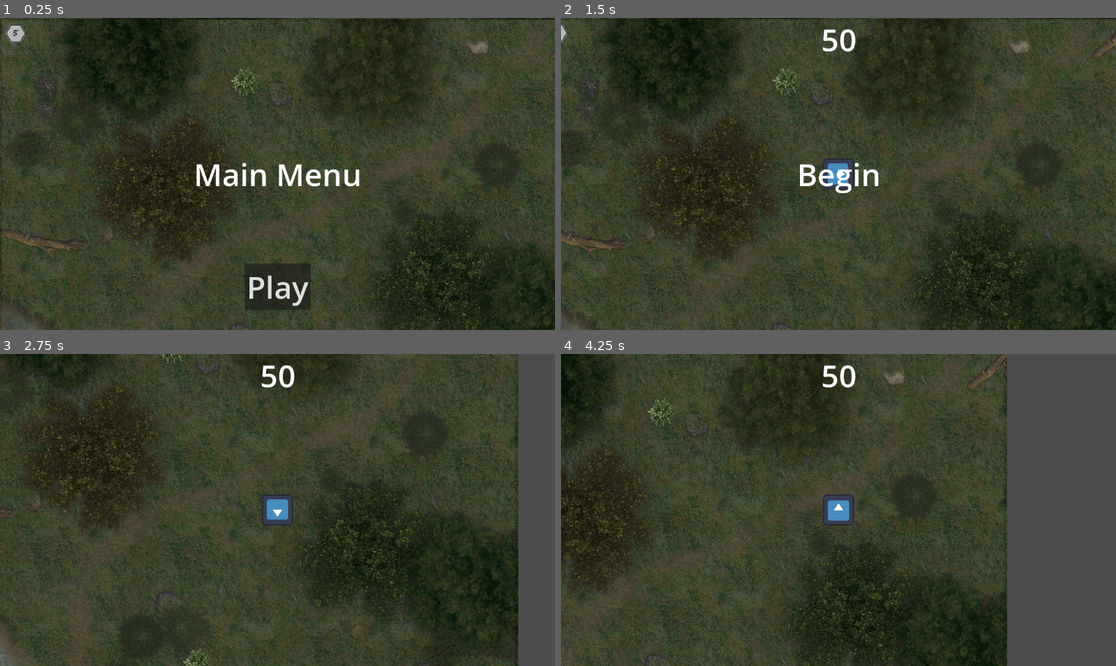
Above: before the commit, frames 1-4 (two rows, left to right).
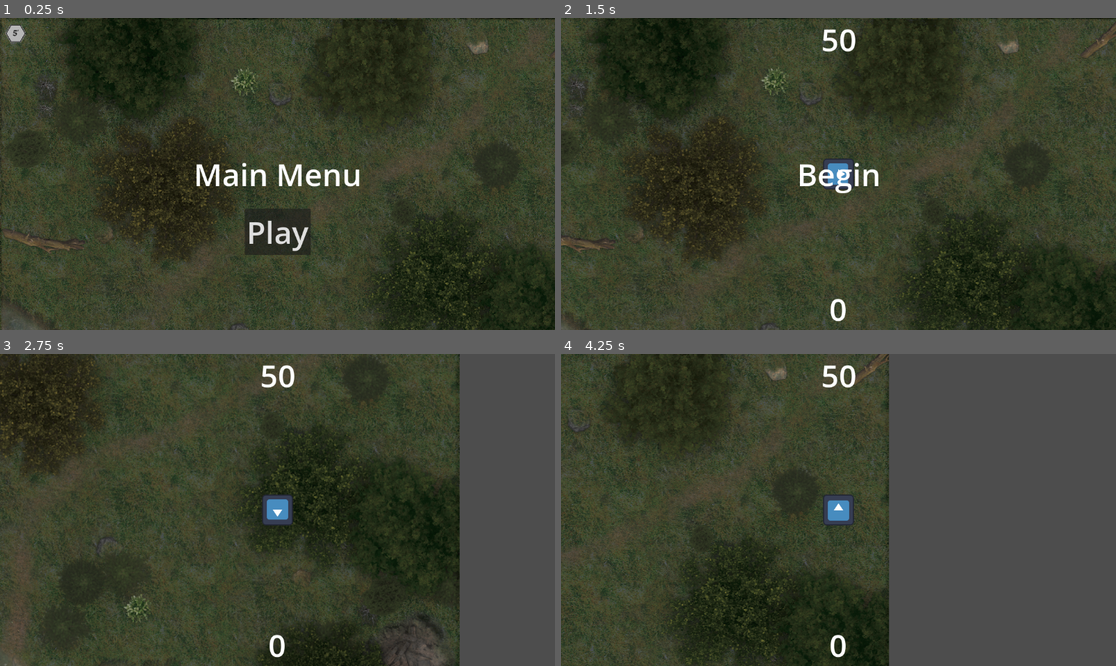
Above: after the commit, the same moments.

Repository: Evanev7/stellub
Game: Godot game, scene res://main.tscn
Same seed, same stepped clock (60 frames per second), same inputs: the game is played once before the commit and once after it. The engine's default icon, where the game draws it, is replaced by a stand-in: a white triangle on a blue panel in a dark square.
Inputs (mouse positions are in pixels of both pictures, inside the frame that each line leads up to):
- Up to frame 1 (0.25 s): no input
- Up to frame 2 (1.5 s): click "Play" at 0.5 s; tap Enter at 1.25 s; move the mouse to (960, 158) at 1.27 s; hold D (move_right) from 1.28 s (still down); tap Shift (walk, bound only after the commit) at 1.35 s
- Up to frame 3 (2.75 s): move the mouse to (166, 525) at 2.02 s; release D (move_right) at 2.03 s; hold S (move_down) from 2.03 s (still down); click (166, 525) at 2.1 s; tap Shift (walk, bound only after the commit) at 2.3 s
- Up to frame 4 (4.25 s): move the mouse to (894, 441) at 2.77 s; release S (move_down) at 2.78 s; hold D (move_right) 2.78-3.53 s; tap Shift (walk, bound only after the commit) at 2.85, 3.6 s; move the mouse to (810, 572) at 3.52 s; hold W (move_up) from 3.53 s (still down)

The runs differ from the first frame. In frame 1, 2.4% of the frame differs, in the area x 44-56%, y 61-94%; in frame 2, 12%; in frame 3, 32%; in frame 4, 41%, in the area x 0-81%, y 0-100%.

Commit message:
Added score

Diff:
--- a/HUD.gd
+++ b/HUD.gd
@@ -23,8 +23,11 @@
 	start_game.emit() # Replace with function body.
 	$StartButton.hide()
 
-func show_val(number):
-	$NumberDisplay.text = str(number)
+func show_health(number):
+	$HealthDisplay.text = str(number)
+
+func show_score(number):
+	$ScoreDisplay.text = str(number)
 
 func game_over():
 	show_message("You suck!")
--- a/HUD.tscn
+++ b/HUD.tscn
@@ -28,7 +28,7 @@
 horizontal_alignment = 1
 vertical_alignment = 1
 
-[node name="NumberDisplay" type="Label" parent="."]
+[node name="HealthDisplay" type="Label" parent="."]
 anchors_preset = 5
 anchor_left = 0.5
 anchor_right = 0.5
@@ -51,15 +51,30 @@
 anchor_top = 1.0
 anchor_right = 0.5
 anchor_bottom = 1.0
-offset_left = -4.0
-offset_top = -50.0
-offset_right = 4.0
-offset_bottom = -42.0
+offset_left = -68.0
+offset_top = -252.0
+offset_right = 68.0
+offset_bottom = -156.0
 grow_horizontal = 2
 grow_vertical = 0
 theme_override_font_sizes/font_size = 64
 shortcut = SubResource("Shortcut_lxmoi")
 text = "Play"
 
+[node name="ScoreDisplay" type="Label" parent="."]
+anchors_preset = 7
+anchor_left = 0.5
+anchor_top = 1.0
+anchor_right = 0.5
+anchor_bottom = 1.0
+offset_left = -20.0
+offset_top = -88.0
+offset_right = 20.0
+grow_horizontal = 2
+grow_vertical = 0
+theme_override_font_sizes/font_size = 64
+horizontal_alignment = 1
+vertical_alignment = 1
+
 [connection signal="timeout" from="DisplayTimer" to="." method="_on_display_timer_timeout"]
 [connection signal="pressed" from="StartButton" to="." method="_on_start_button_pressed"]
--- a/enemy.gd
+++ b/enemy.gd
@@ -3,6 +3,7 @@
 @export var SPEED: int = 100
 @export var MAX_HP: int = 10
 @export var DAMAGE: int = 1
+@export var value: int = 1
 
 var health
 var damage
@@ -30,6 +31,8 @@
 
 	if health <= 0:
 		queue_free()
+		GameState.player.hit(value)
+
 	if animation_delay < 0:
 		pass
 	elif animation_delay > 0:
@@ -38,9 +41,8 @@
 		$AnimatedSprite2D.play(mode)
 		animation_delay -= 1
 
-
 	if $Hurtbox.overlaps_body(GameState.player):
-		GameState.player.hit(self)
+		GameState.player.hurt(self)
 
 func hit(bullet):
 	health -= bullet.damage
--- a/main.gd
+++ b/main.gd
@@ -22,10 +22,10 @@
 
 	add_child(enemy)
 
-func _on_player_fire_bullet(number, spread, innacuracy):
-	var innacuracy_offset = randf_range(-innacuracy/2,innacuracy/2)
+func _on_player_fire_bullet(number, spread, inaccuracy):
+	var inaccuracy_offset = randf_range(-inaccuracy/2,inaccuracy/2)
 	for index in range(number):
-		var direction_offset = innacuracy_offset + remap(index, 0, number-1, -spread/2, spread/2)
+		var direction_offset = inaccuracy_offset + remap(index, 0, number-1, -spread/2, spread/2)
 		var bullet = bullet_scene.instantiate()
 		var target_direction: Vector2
 		var player = GameState.player
@@ -44,7 +44,8 @@
 	$Player.start($Marker2D.position)
 	$Player.screen_size = $TextureRect.get_size()
 	$HUD.show_message("Begin")
-	$HUD.show_val(GameState.player.hp)
+	$HUD.show_health(GameState.player.hp)
+	$HUD.show_score(GameState.player.score)
 
 func _on_player_player_death():
 	game_over()
@@ -59,4 +60,7 @@
 	start_game() # Replace with function body.
 
 func _on_player_taken_damage():
-	$HUD.show_val(GameState.player.hp)
+	$HUD.show_health(GameState.player.hp)
+
+func _on_player_enemy_killed():
+	$HUD.show_score(GameState.player.score)
--- a/main.tscn
+++ b/main.tscn
@@ -1,11 +1,11 @@
-[gd_scene load_steps=7 format=3 uid="uid://dfe6bc7mdpexj"]
+[gd_scene load_steps=7 format=3 uid="uid://b0xcydctrn5qc"]
 
 [ext_resource type="Script" path="res://main.gd" id="1_aj1i0"]
-[ext_resource type="PackedScene" uid="uid://bkjtywx8bewfh" path="res://player.tscn" id="1_khclm"]
+[ext_resource type="PackedScene" uid="uid://bkjtywx8bewfh" path="res://Player.tscn" id="1_khclm"]
 [ext_resource type="PackedScene" uid="uid://dpjckt12ipcw2" path="res://enemy.tscn" id="2_yupeh"]
 [ext_resource type="Texture2D" uid="uid://dkgw6o04xoqp3" path="res://art/woodsSummer01.png" id="3_4mgtr"]
 [ext_resource type="PackedScene" uid="uid://dxs5yefoboyqi" path="res://bullet.tscn" id="3_n2ks3"]
-[ext_resource type="PackedScene" uid="uid://yaht8i4bkv2u" path="res://HUD.tscn" id="4_mi06j"]
+[ext_resource type="PackedScene" uid="uid://cp7mndoqid666" path="res://HUD.tscn" id="4_mi06j"]
 
 [node name="Main" type="Node"]
 script = ExtResource("1_aj1i0")
@@ -32,6 +32,7 @@
 
 [node name="HUD" parent="." instance=ExtResource("4_mi06j")]
 
+[connection signal="enemy_killed" from="Player" to="." method="_on_player_enemy_killed"]
 [connection signal="fire_bullet" from="Player" to="." method="_on_player_fire_bullet"]
 [connection signal="player_death" from="Player" to="." method="_on_player_player_death"]
 [connection signal="taken_damage" from="Player" to="." method="_on_player_taken_damage"]
--- a/player.gd
+++ b/player.gd
@@ -1,21 +1,23 @@
 extends CharacterBody2D
 
 signal taken_damage
+signal enemy_killed
 signal player_death
-signal fire_bullet(number,spread,innacuracy)
+signal fire_bullet(number,spread,inaccuracy)
 
-@export var SPEED = 200.0
+@export var SPEED = 380.0
 @export var ROTATION_SPEED = 20
 @export var HP_MAX: int = 50
 @export var fire_delay: int = 15
 @export var multishot: int = 3
 @export var shot_spread: float = PI/12
-@export var shot_innacuracy: float = PI/32
+@export var shot_inaccuracy: float = PI/32
 
 var screen_size: Vector2i
-var hp: int
-var firing: bool
-
+var hp
+var score
+var firing
+var walking
 var _fire_timer: float = 0.0
 
 # Called when the node enters the scene tree for the first time.
@@ -31,7 +33,10 @@
 	velocity.x = Input.get_axis("move_left", "move_right")
 	velocity.y = Input.get_axis("move_up", "move_down")
 	if velocity.length() > 0:
-		velocity = velocity.normalized() * SPEED
+		if walking == true:
+			velocity = velocity.normalized() * SPEED/2
+		else:
+			velocity = velocity.normalized() * SPEED
 
 		var angle_difference = velocity.angle() - rotation + PI/2
 
@@ -56,22 +61,26 @@
 	if firing:
 		_fire_timer += 1
 		while _fire_timer >= fire_delay:
-			fire_bullet.emit(multishot, shot_spread, shot_innacuracy)
+			fire_bullet.emit(multishot, shot_spread, shot_inaccuracy)
 			_fire_timer -= fire_delay
 
+	if Input.is_action_just_pressed("walk"):
+		walking = true
+	if Input.is_action_just_released("walk"):
+		walking = false
 
 
 func start(pos):
 	position = pos
 	show()
 	hp = HP_MAX
+	score = 0
 	set_physics_process(true)
 	$CollisionShape2D.disabled = false
 	$Camera2D.enabled = true
 
 
-
-func hit(body):
+func hurt(body):
 	hp -= body.damage
 	taken_damage.emit()
 	if hp <= 0:
@@ -80,3 +89,7 @@
 		$CollisionShape2D.set_deferred("disabled", true)
 		$Camera2D.set_deferred("enabled", false)
 		player_death.emit()
+
+func hit(value):
+	score += value
+	enemy_killed.emit()
--- a/project.godot
+++ b/project.godot
@@ -61,3 +61,10 @@
 , Object(InputEventJoypadButton,"resource_local_to_scene":false,"resource_name":"","device":-1,"button_index":1,"pressure":0.0,"pressed":false,"script":null)
 ]
 }
+walk={
+"deadzone": 0.5,
+"events": [Object(InputEventKey,"resource_local_to_scene":false,"resource_name":"","device":-1,"window_id":0,"alt_pressed":false,"shift_pressed":false,"ctrl_pressed":false,"meta_pressed":false,"pressed":false,"keycode":0,"physical_keycode":4194325,"key_label":0,"unicode":0,"echo":false,"script":null)
+, Object(InputEventJoypadMotion,"resource_local_to_scene":false,"resource_name":"","device":-1,"axis":4,"axis_value":1.0,"script":null)
+, Object(InputEventJoypadMotion,"resource_local_to_scene":false,"resource_name":"","device":-1,"axis":5,"axis_value":1.0,"script":null)
+]
+}
Not shown: 1 places in HUD.tscn that only renumber resources
